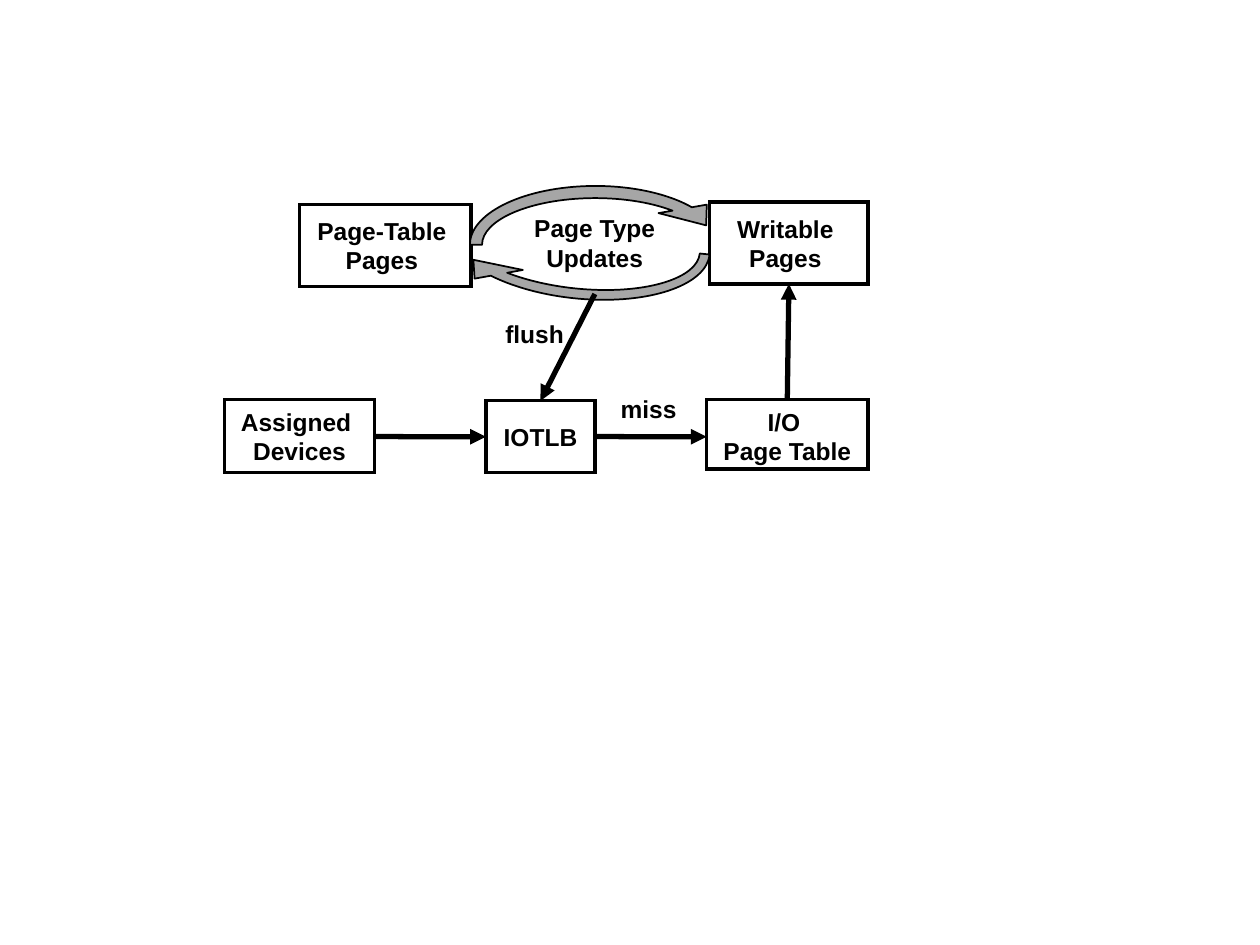
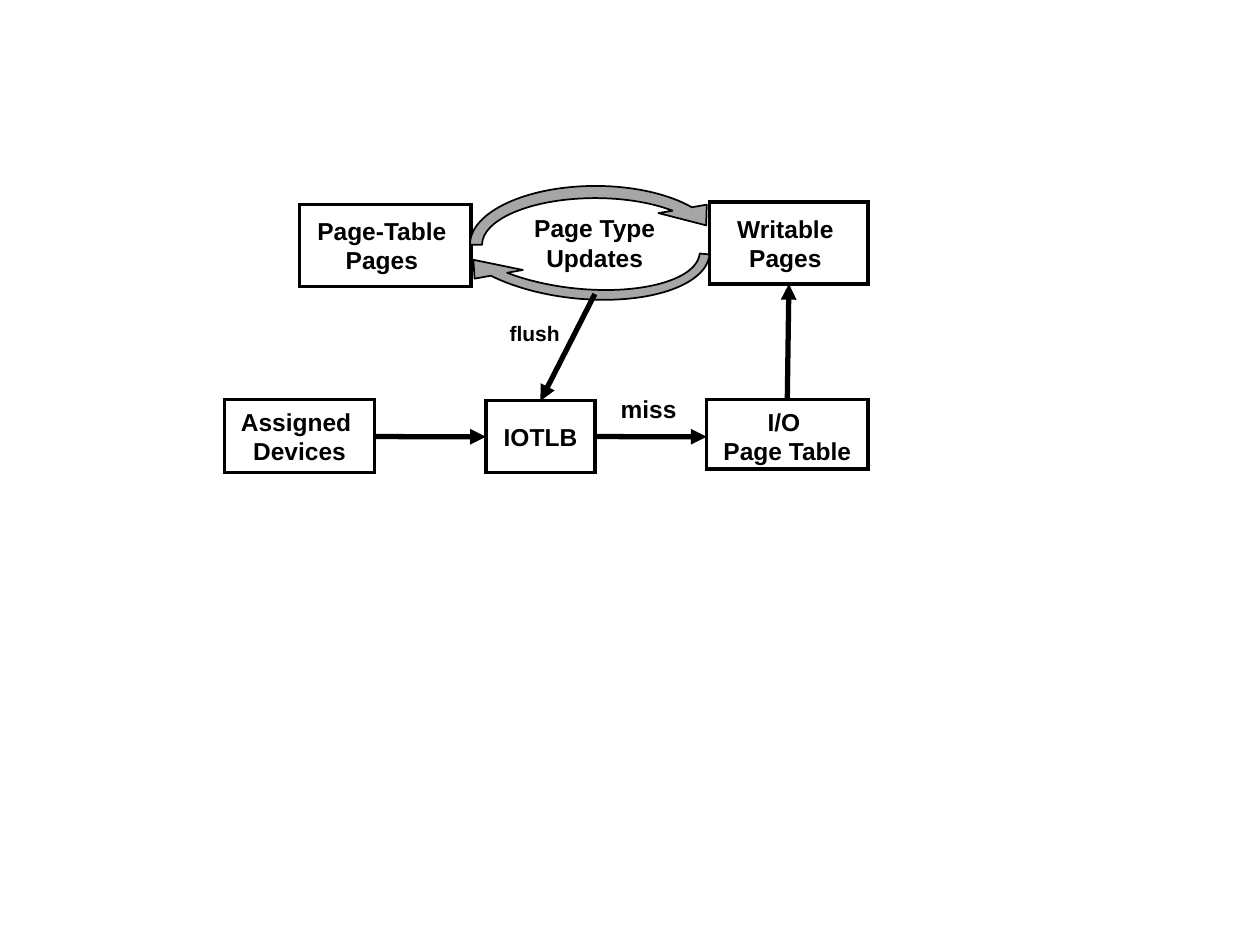
Before and after one commit to strongerwill/FastIO, a slide deck: slide 4 of doc/paper/image/background/wr2pt.ppt. Drawn at 1260x945 pixels with LibreOffice and Linux fonts; fonts in the diff are those of the drawing. Boxes give left, top, right and bottom in pixels: in the first picture for what was removed or moved away, otherwise in the second. Text is boxed around its words. In the diff, an @@ line names an element or a change of style, - is before the commit and + after.

```diff
--- a/doc/paper/image/background/wr2pt.ppt
+++ b/doc/paper/image/background/wr2pt.ppt
@@ text "flush" at [510,325,560,342]: size 14 to 12 pt @@
```
Also in this commit, not shown: 2 other slides changed, 14 other files.
